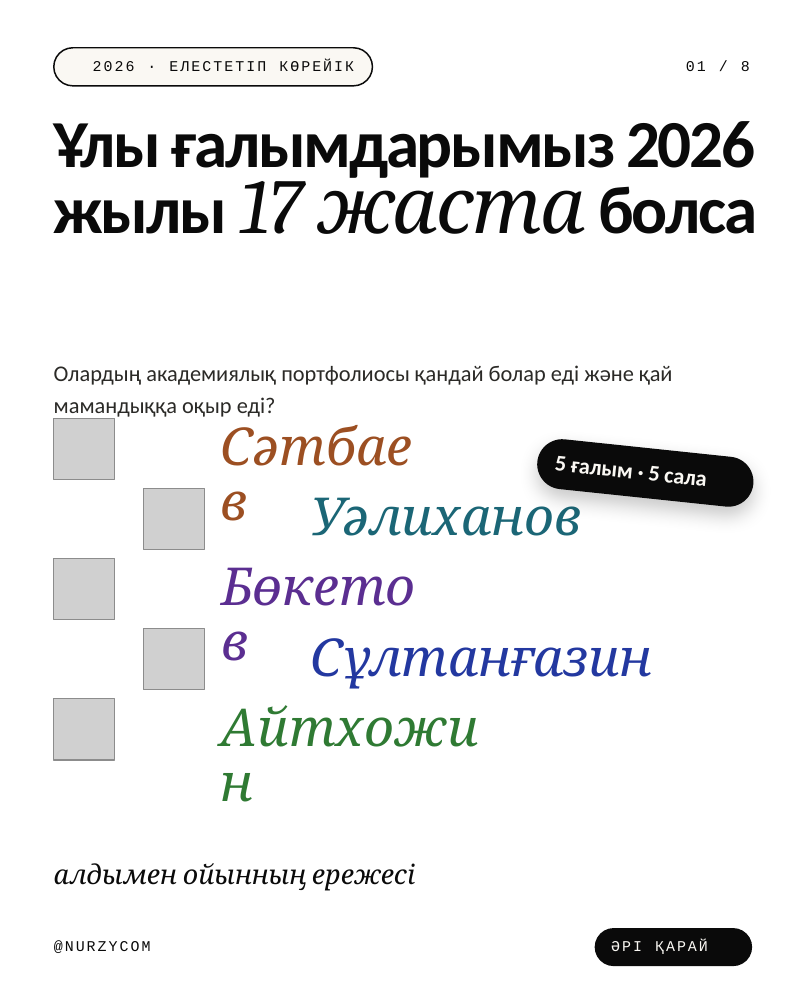
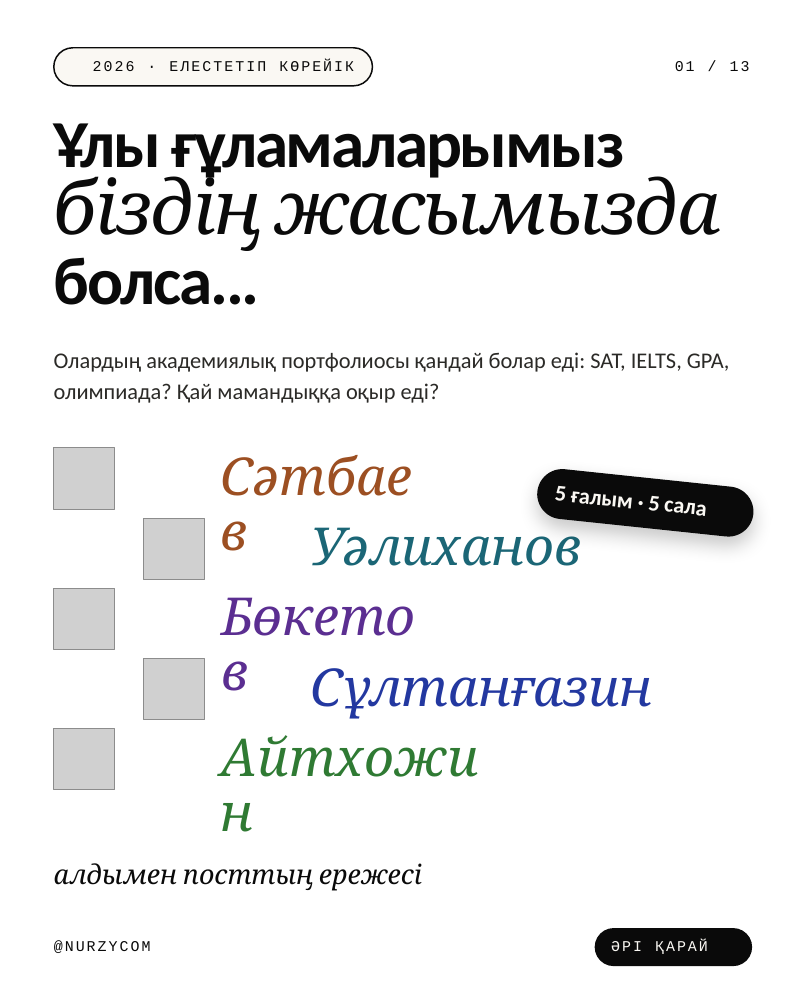
Before and after one commit to galiandojonathan-ship-it1/nurzycom_brand, a slide deck: slide 1 of social/pptx/kz-scientists.pptx. Drawn at 806x1008 pixels with LibreOffice and Linux fonts; fonts in the diff are those of the drawing; grey boxes stand for pictures; background and template pictures are left out. Boxes give left, top, right and bottom in pixels: in the first picture for what was removed or moved away, otherwise in the second. Text is boxed around its words. In the diff, an @@ line names an element or a change of style, - is before the commit and + after.

```diff
--- a/social/pptx/kz-scientists.pptx
+++ b/social/pptx/kz-scientists.pptx
@@ text at [675, 61, 750, 71]: text changed @@
-01 / 8
+01 / 13
@@ text at [54, 123, 721, 305]: text changed @@
-Ұлы ғалымдарымыз 2026 жылы 17 жаста болса
+Ұлы ғұламаларымыз біздің жасымызда болса...
@@ text at [54, 352, 730, 403]: text changed @@
-Олардың академиялық портфолиосы қандай болар еді және қай мамандыққа оқыр еді?
+Олардың академиялық портфолиосы қандай болар еді: SAT, IELTS, GPA, олимпиада? Қай мамандыққа оқыр еді?
@@ 6 texts, 5 pictures, 1 rounded rectangle: place and size @@
-6 texts, 5 pictures, 1 rounded rectangle at [54, 418, 755, 760]
+6 texts, 5 pictures, 1 rounded rectangle at [54, 448, 755, 790]
@@ text at [54, 863, 422, 891]: text changed @@
-алдымен ойынның ережесі
+алдымен посттың ережесі
```
Also in this commit, not shown: 1 other slide changed, 11 slides added, 6 slides removed, 27 other files.
